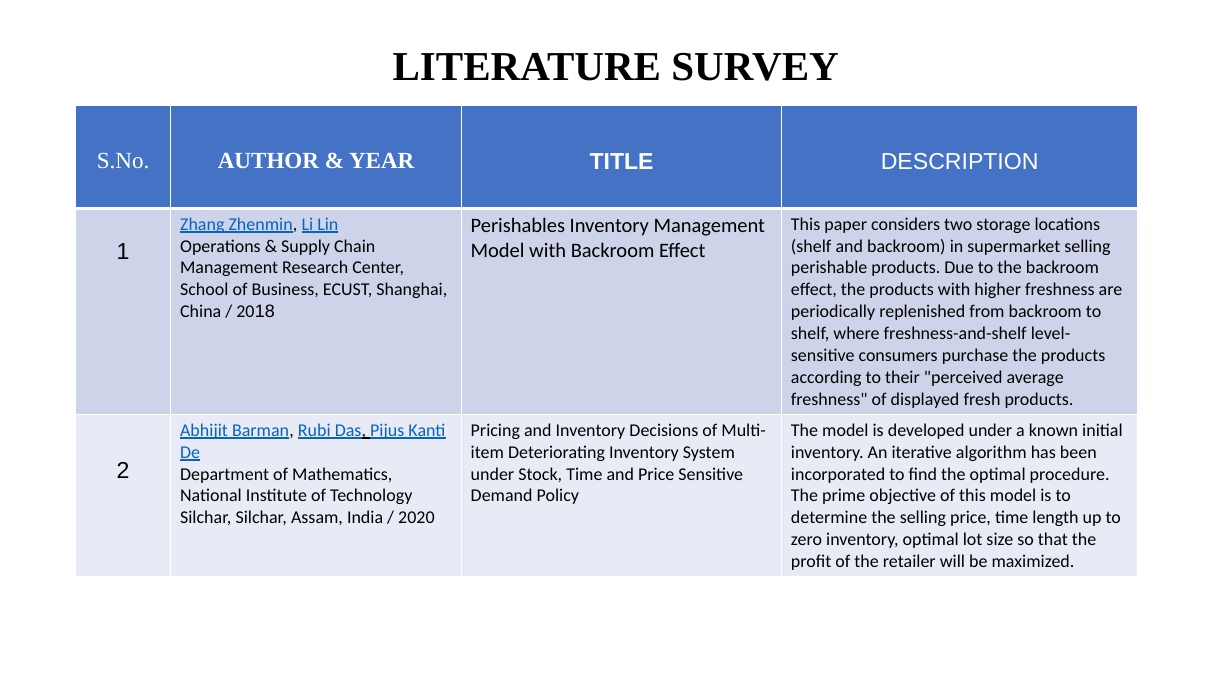
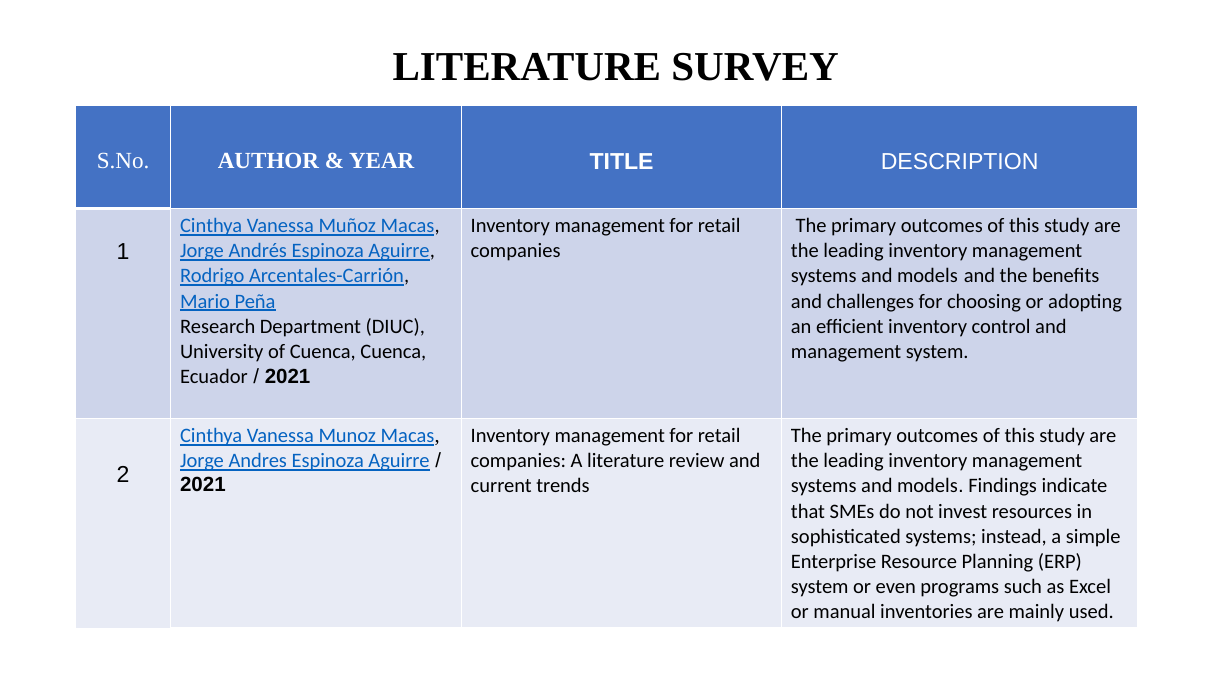
Before and after one commit to IBM-EPBL/IBM-Project-24284-1659940973, a slide deck: slide 2 of Retail Store Stock Inventory Analytics.pptx. Drawn at 1232x693 pixels with LibreOffice and Linux fonts; fonts in the diff are those of the drawing. Boxes give left, top, right and bottom in pixels: in the first picture for what was removed or moved away, otherwise in the second. Text is boxed around its words. In the diff, an @@ line names an element or a change of style, - is before the commit and + after.

```diff
--- a/Retail Store Stock Inventory Analytics.pptx
+++ b/Retail Store Stock Inventory Analytics.pptx
@@ table at <box>75,105,1138,626</box> @@
-row 2: 1 | Zhang Zhenmin, Li Lin / Operations & Supply Chain Management Research Center, School of Business, ECUST, Shanghai, China / 2018 | Perishables Inventory Management Model with Backroom Effect | This paper considers two storage locations (shelf and backroom) in supermarket selling perishable products. Due to the backroom effect, the products with higher freshness are periodically replenished from backroom to shelf, where freshness-and-shelf level-sensitive consumers purchase the products according to their "perceived average freshness" of displayed fresh products.
+row 2: 1 | Cinthya Vanessa Muñoz Macas, Jorge Andrés Espinoza Aguirre, Rodrigo Arcentales-Carrión, Mario Peña / Research Department (DIUC), University of Cuenca, Cuenca, Ecuador / 2021 | Inventory management for retail companies | The primary outcomes of this study are the leading inventory management systems and models and the benefits and challenges for choosing or adopting an efficient inventory control and management system.
-row 3: 2 | Abhijit Barman, Rubi Das, Pijus Kanti De / Department of Mathematics, National Institute of Technology Silchar, Silchar, Assam, India / 2020 | Pricing and Inventory Decisions of Multi-item Deteriorating Inventory System under Stock, Time and Price Sensitive Demand Policy | The model is developed under a known initial inventory. An iterative algorithm has been incorporated to find the optimal procedure. The prime objective of this model is to determine the selling price, time length up to zero inventory, optimal lot size so that the profit of the retailer will be maximized.
+row 3: 2 | Cinthya Vanessa Munoz Macas, Jorge Andres Espinoza Aguirre / 2021 | Inventory management for retail companies: A literature review and current trends | The primary outcomes of this study are the leading inventory management systems and models. Findings indicate that SMEs do not invest resources in sophisticated systems; instead, a simple Enterprise Resource Planning (ERP) system or even programs such as Excel or manual inventories are mainly used.
@@ borders changed @@
```
Also in this commit, not shown: 5 other slides changed, 2 slides added, 2 slides removed.
